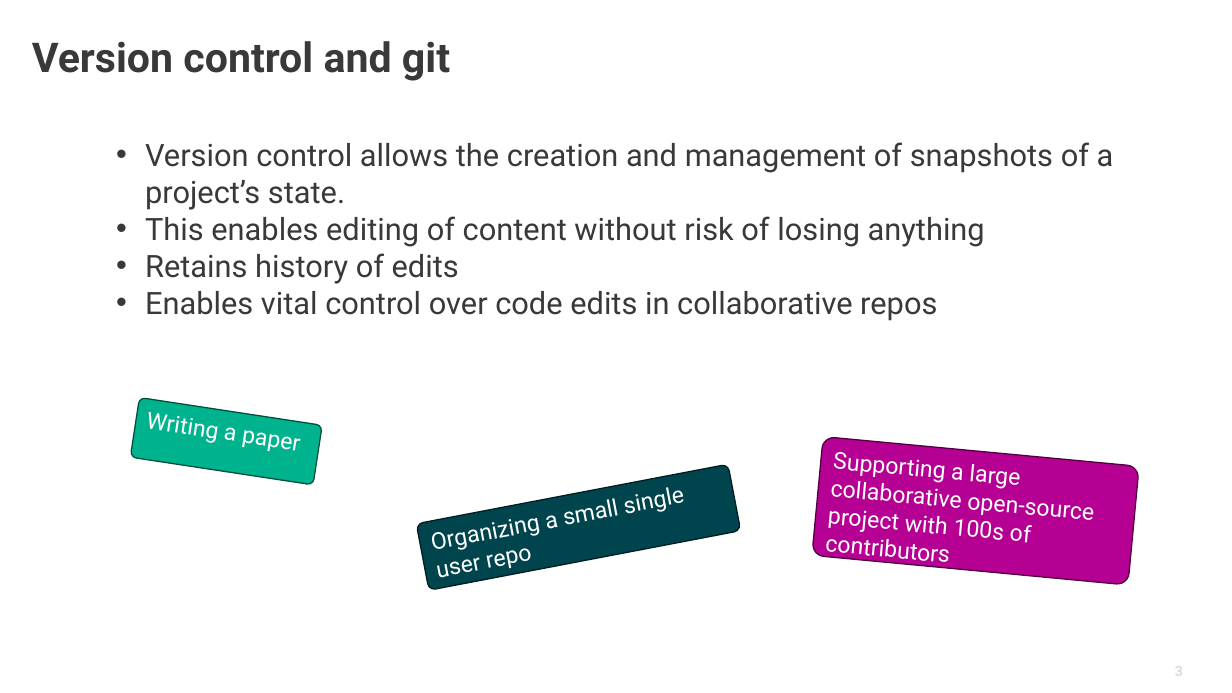
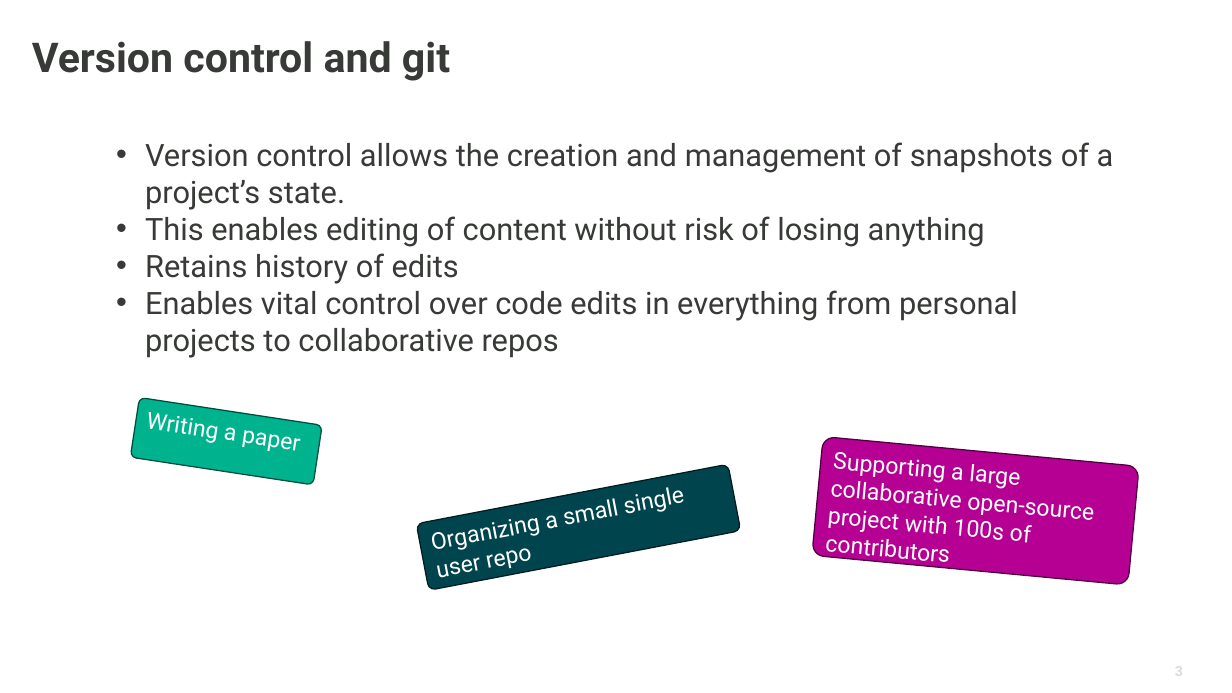
Before and after one commit to neutrons/ns-computation-tutorial, a slide deck: slide 3 of lectures/NXS_git_github_2026.pptx. Drawn at 1232x693 pixels with LibreOffice and Linux fonts; fonts in the diff are those of the drawing; background and template pictures are left out. Boxes give left, top, right and bottom in pixels: in the first picture for what was removed or moved away, otherwise in the second. Text is boxed around its words. In the diff, an @@ line names an element or a change of style, - is before the commit and + after.

```diff
--- a/lectures/NXS_git_github_2026.pptx
+++ b/lectures/NXS_git_github_2026.pptx
@@ text at (145, 290, 1018, 358): text changed @@
-• Enables vital control over code edits in collaborative repos
+• Enables vital control over code edits in everything from personal projects to collaborative repos
```
Also in this commit, not shown: 6 other slides changed, 1 other file.
